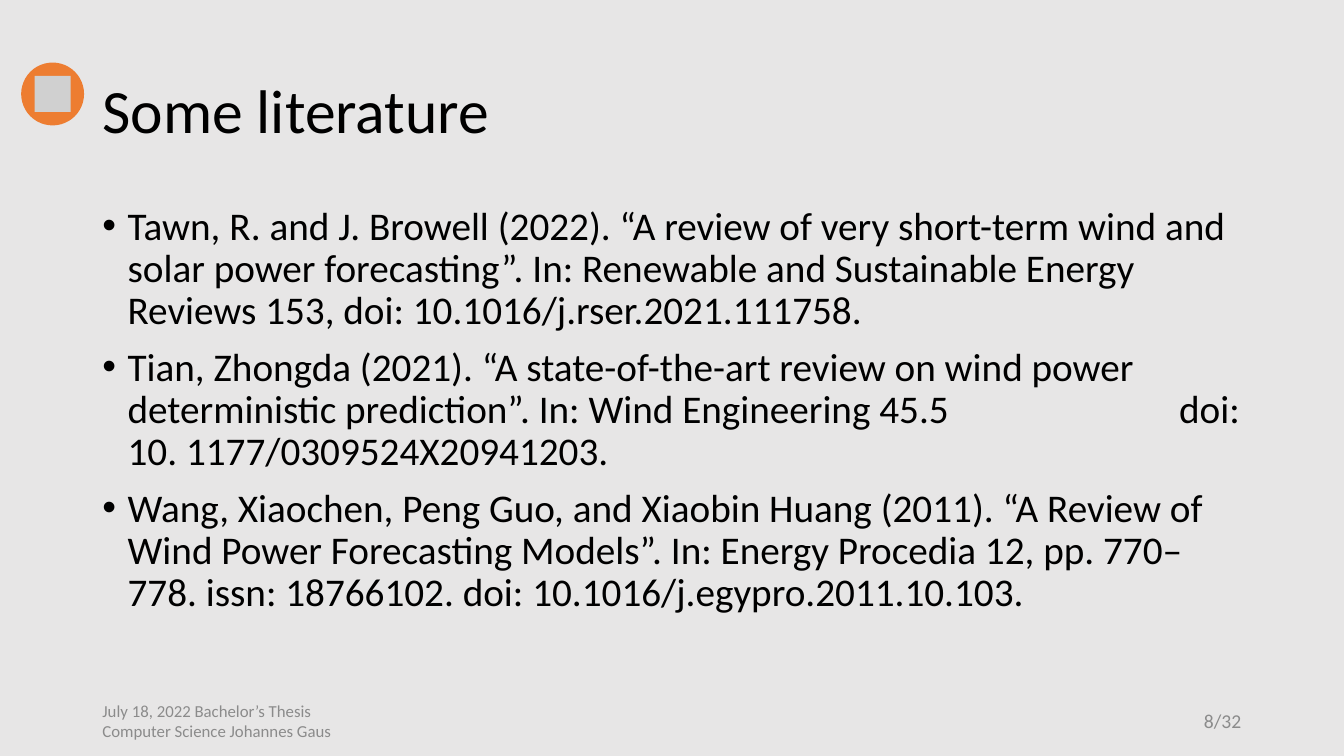
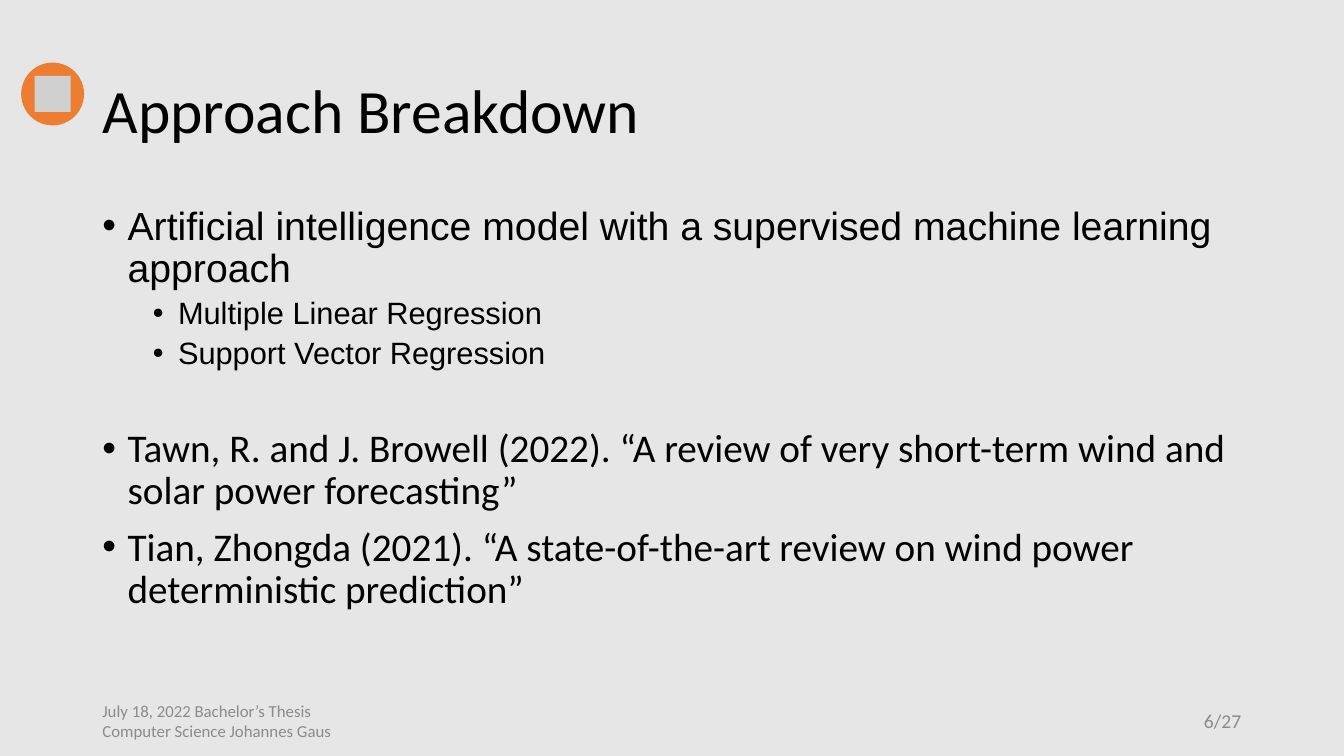
Before and after one commit to jo997/BA-WindPowerForecasting, a slide deck: slide 6 of thesis work/Thesis Defense/Thesis Defense.pptx (slide 8 before the commit). Drawn at 1344x756 pixels with LibreOffice and Linux fonts; fonts in the diff are those of the drawing; grey boxes stand for pictures. Boxes give left, top, right and bottom in pixels: in the first picture for what was removed or moved away, otherwise in the second. Text is boxed around its words. In the diff, an @@ line names an element or a change of style, - is before the commit and + after.

```diff
--- a/thesis work/Thesis Defense/Thesis Defense.pptx
+++ b/thesis work/Thesis Defense/Thesis Defense.pptx
@@ title at [102, 90, 639, 143]: text changed @@
-Some literature
+Approach Breakdown
@@ text at [128, 211, 1225, 610]: text changed @@
-• Tawn, R. and J. Browell (2022). “A review of very short-term wind and solar power forecasting”. In: Renewable and Sustainable Energy Reviews 153, doi: 10.1016/j.rser.2021.111758.
-• Tian, Zhongda (2021). “A state-of-the-art review on wind power deterministic prediction”. In: Wind Engineering 45.5 doi: 10. 1177/0309524X20941203.
-• Wang, Xiaochen, Peng Guo, and Xiaobin Huang (2011). “A Review of Wind Power Forecasting Models”. In: Energy Procedia 12, pp. 770–778. issn: 18766102. doi: 10.1016/j.egypro.2011.10.103.
+• Artificial intelligence model with a supervised machine learning approach
+  • Multiple Linear Regression
+  • Support Vector Regression
+• Tawn, R. and J. Browell (2022). “A review of very short-term wind and solar power forecasting”
+• Tian, Zhongda (2021). “A state-of-the-art review on wind power deterministic prediction”
@@ page number at [1204, 714, 1241, 729]: text changed @@
-8/32
+6/27
```
Also in this commit, not shown: 13 other slides changed, 5 slides removed, 2 other files.
